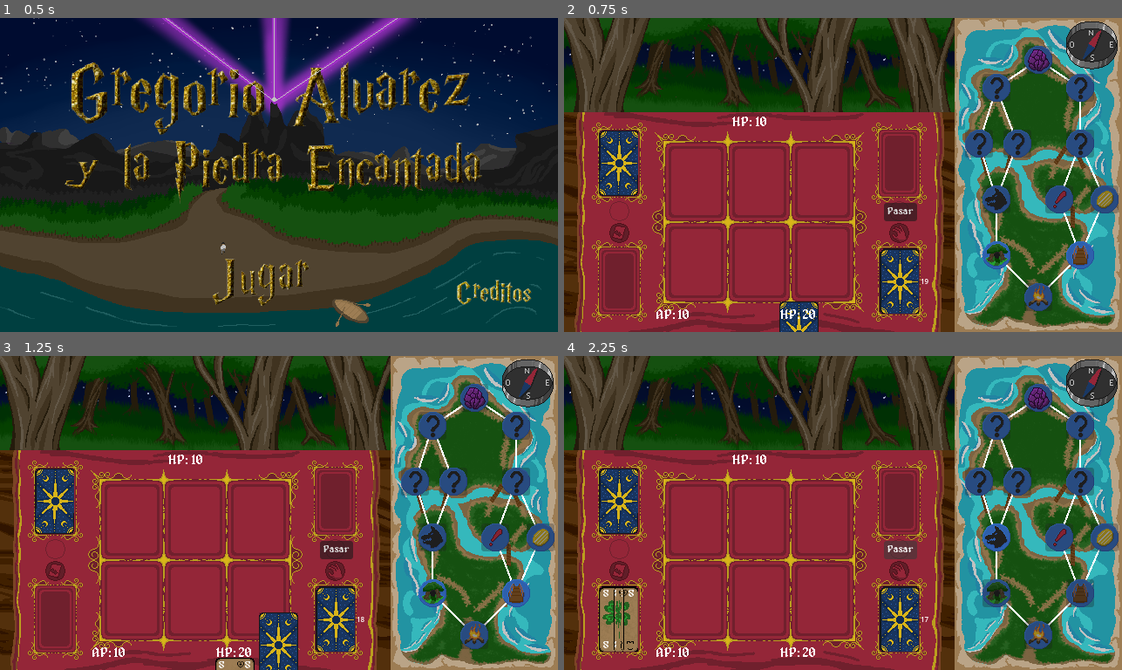
Above: before the commit, frames 1-4 (two rows, left to right).
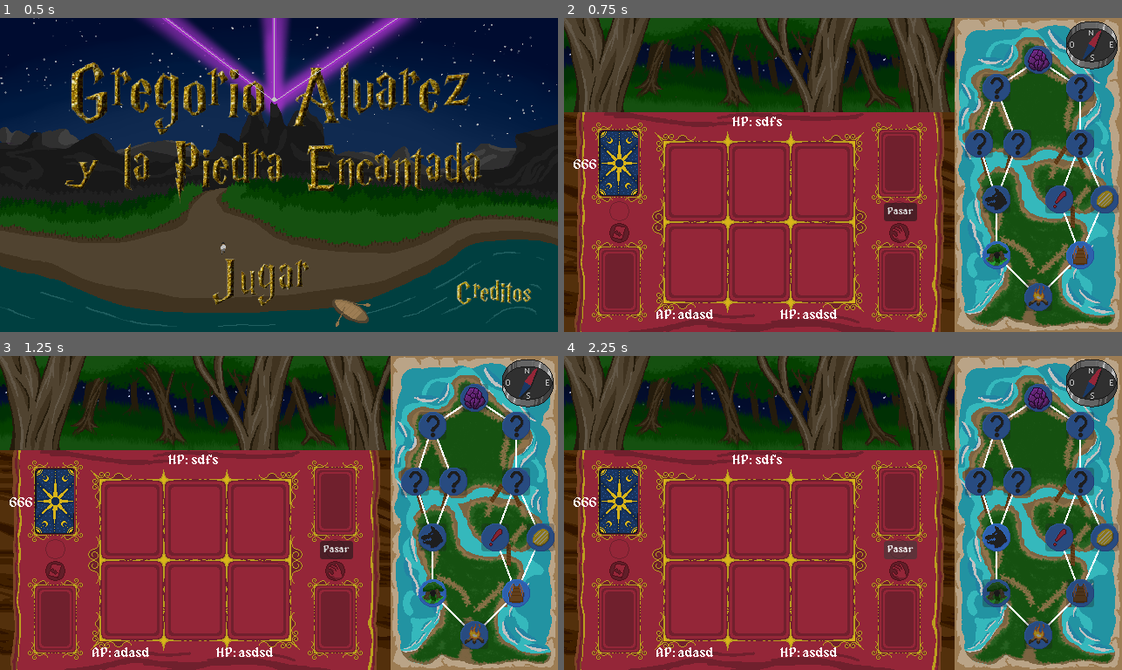
Above: after the commit, the same moments.

Repository: gonzapiacen/Jam-GA-2026
Game: Godot game, scene res://scenes/menu.tscn
Two runs of this game, one before a commit and one after it. Both use one fixed random seed, a clock stepped at 60 frames per second and the inputs below.
Inputs (mouse positions are in pixels of both pictures, inside the frame that each line leads up to):
- Up to frame 1 (0.5 s): no input
- Up to frame 2 (0.75 s): click (826, 281) at 0.5 s
- Up to frame 3 (1.25 s): no input
- Up to frame 4 (2.25 s): click (999, 594) at 1.27 s; click "Pasar" at 2 s

Frame 1 is identical in both runs. In frame 2, 2.4% of the frame differs, in the area x 1-66%, y 31-100%; in frame 3, 3.3%; in frame 4, 3.2%.
Error after the commit: Parse Error: Value of type "Node" cannot be assigned to a variable of type "Mazo". (res://scripts/main.gd:53)

Commit message:
anadido carpeta recurso y modificacion de carta, mazo, juego y player

Diff:
--- /dev/null
+++ b/resources/carta.tres
@@ -0,0 +1,7 @@
+[gd_resource type="Resource" script_class="Carta" format=3 uid="uid://dcxcmrdf3bwbj"]
+
+[ext_resource type="Script" uid="uid://cd2jx4vdmu5ji" path="res://scripts/carta.gd" id="1_2weqc"]
+
+[resource]
+script = ExtResource("1_2weqc")
+metadata/_custom_type_script = "uid://cd2jx4vdmu5ji"
--- a/scenes/carta.tscn
+++ b/scenes/carta.tscn
@@ -1,6 +1,6 @@
 [gd_scene format=3 uid="uid://dis815jg1ldj4"]
 
-[ext_resource type="Script" uid="uid://cd2jx4vdmu5ji" path="res://scripts/carta.gd" id="1_ywsyh"]
+[ext_resource type="Script" uid="uid://ck2bqjec8603u" path="res://scenes/carta_node.gd" id="1_txgwi"]
 [ext_resource type="Texture2D" uid="uid://ctp60vy51om4f" path="res://assets/texturas/frent_carta.png" id="2_rx7pn"]
 [ext_resource type="Texture2D" uid="uid://cvrlu0mc5m605" path="res://assets/texturas/iconos/icono_consumible.png" id="3_3p8e2"]
 [ext_resource type="FontFile" uid="uid://cenlao1rovtkx" path="res://assets/fonts/alagard.ttf" id="3_cc48w"]
@@ -12,11 +12,12 @@
 
 [node name="Carta" type="Node2D" unique_id=527444017]
 z_index = 1
-script = ExtResource("1_ywsyh")
+script = ExtResource("1_txgwi")
 
 [node name="Frente" type="Sprite2D" parent="." unique_id=2050905613]
 z_index = 1
 position = Vector2(0, 3.0517578e-05)
+scale = Vector2(1e-05, 1)
 texture = ExtResource("2_rx7pn")
 
 [node name="Titulo" type="Label" parent="Frente" unique_id=2013314820]
@@ -72,6 +73,7 @@
 [node name="Consumible" type="Node2D" parent="Frente" unique_id=2011330551]
 
 [node name="IconoConsumible" type="Sprite2D" parent="Frente/Consumible" unique_id=938774331]
+visible = false
 position = Vector2(13, 29.99997)
 scale = Vector2(0.018218754, 0.018218754)
 texture = ExtResource("3_3p8e2")
--- /dev/null
+++ b/scenes/carta_node.gd
@@ -0,0 +1,13 @@
+extends Node2D
+
+var carta: Carta
+
+# Called every frame. 'delta' is the elapsed time since the previous frame.
+func set_carta(c: Carta) -> void:
+	carta = c
+	set_vista()
+
+func set_vista() -> void:
+	$Frente/Energia/ValorEnergia.text = str(carta.energia)
+	$Frente/Efecto/ValorEfecto.text = str(carta.efecto)
+	$Frente/Durabilidad/ValorDurabilidad.text = str(carta.durabilidad)
--- /dev/null
+++ b/scenes/juego.tscn
@@ -0,0 +1,154 @@
+[gd_scene format=3 uid="uid://cdhxocl5or8ev"]
+
+[ext_resource type="Script" uid="uid://q2xke1j7k4gj" path="res://scripts/juego.gd" id="1_bpkdb"]
+[ext_resource type="FontFile" uid="uid://cenlao1rovtkx" path="res://assets/fonts/alagard.ttf" id="2_ae6e5"]
+[ext_resource type="Texture2D" uid="uid://dx53us5sswgvd" path="res://assets/texturas/fondo_Bosque.png" id="3_y8n3i"]
+[ext_resource type="Texture2D" uid="uid://ctp60vy51om4f" path="res://assets/texturas/frent_carta.png" id="4_pncoq"]
+[ext_resource type="PackedScene" uid="uid://capum1kkvsn3m" path="res://scenes/map_scene.tscn" id="5_d7syh"]
+[ext_resource type="Texture2D" uid="uid://bmsqh3yvvorov" path="res://assets/texturas/mesaCartas.png" id="6_py3uc"]
+[ext_resource type="PackedScene" uid="uid://do0mh3rukqw4a" path="res://scenes/mazo.tscn" id="7_c173r"]
+[ext_resource type="AudioStream" uid="uid://dldlu0u6ae8ta" path="res://assets/musica/cancion_1.ogg" id="8_d0608"]
+[ext_resource type="AudioStream" uid="uid://bws86hpu5wjnv" path="res://assets/sonidos/romper_carta.ogg" id="9_spu22"]
+[ext_resource type="AudioStream" uid="uid://tgv0rae3k3qh" path="res://assets/sonidos/poner_carta_en_campo.ogg" id="10_skotl"]
+
+[sub_resource type="LabelSettings" id="LabelSettings_3oebh"]
+font = ExtResource("2_ae6e5")
+
+[node name="Juego" type="Node2D" unique_id=1014672054]
+script = ExtResource("1_bpkdb")
+metadata/_edit_horizontal_guides_ = [356.0, 234.0, 167.0, 302.0, 188.0, 280.0]
+metadata/_edit_vertical_guides_ = [224.0, 63.0, 384.0, 295.0]
+
+[node name="UI" type="Node2D" parent="." unique_id=1764428223]
+visible = false
+z_index = 20
+
+[node name="HP" type="Label" parent="UI" unique_id=1462185738]
+offset_left = 274.0
+offset_top = 333.0
+offset_right = 314.0
+offset_bottom = 356.0
+text = "asdsd"
+label_settings = SubResource("LabelSettings_3oebh")
+
+[node name="HP2" type="Label" parent="UI" unique_id=1858084590]
+offset_left = 248.0
+offset_top = 333.0
+offset_right = 288.0
+offset_bottom = 356.0
+text = "HP:"
+label_settings = SubResource("LabelSettings_3oebh")
+
+[node name="ENG" type="Label" parent="UI" unique_id=1698655519]
+offset_left = 131.0
+offset_top = 333.0
+offset_right = 172.0
+offset_bottom = 356.0
+text = "adasd"
+label_settings = SubResource("LabelSettings_3oebh")
+
+[node name="ENG2" type="Label" parent="UI" unique_id=719542802]
+offset_left = 106.0
+offset_top = 333.0
+offset_right = 147.0
+offset_bottom = 356.0
+text = "AP:"
+label_settings = SubResource("LabelSettings_3oebh")
+
+[node name="EnemyHP" type="Label" parent="UI" unique_id=150051665]
+offset_left = 220.0
+offset_top = 112.0
+offset_right = 260.0
+offset_bottom = 135.0
+text = "sdfs"
+label_settings = SubResource("LabelSettings_3oebh")
+
+[node name="EnemyHP2" type="Label" parent="UI" unique_id=1612057625]
+offset_left = 193.0
+offset_top = 112.0
+offset_right = 233.0
+offset_bottom = 135.0
+text = "HP:"
+label_settings = SubResource("LabelSettings_3oebh")
+
+[node name="Enemigo" type="Node2D" parent="." unique_id=1989618205]
+position = Vector2(224, 108)
+
+[node name="Campo" type="Node2D" parent="Enemigo" unique_id=1004144981]
+position = Vector2(0, 80)
+
+[node name="Carta" type="Node2D" parent="Enemigo" unique_id=1175812359]
+position = Vector2(-161, 59)
+
+[node name="Jugador" type="Node2D" parent="." unique_id=1699363674]
+position = Vector2(224, 360)
+
+[node name="Mano" type="Node2D" parent="Jugador" unique_id=1045286129]
+z_index = 2
+
+[node name="Mazo" parent="Jugador" unique_id=540842684 instance=ExtResource("7_c173r")]
+position = Vector2(160, -58)
+
+[node name="Descarte" type="Node2D" parent="Jugador" unique_id=1172116759]
+position = Vector2(-161, -58)
+
+[node name="Campo" type="Node2D" parent="Jugador" unique_id=1285479738]
+position = Vector2(0, -80)
+
+[node name="Fondo" type="Sprite2D" parent="." unique_id=2023025988]
+position = Vector2(224.00002, 54)
+texture = ExtResource("3_y8n3i")
+
+[node name="Mapa" type="Sprite2D" parent="." unique_id=1542838033]
+position = Vector2(544, 180)
+scale = Vector2(1.5000001, 2.8125622)
+
+[node name="InfoCarta" type="Node2D" parent="Mapa" unique_id=1860270056]
+visible = false
+z_index = 6
+
+[node name="Imagen" type="Sprite2D" parent="Mapa/InfoCarta" unique_id=422211542]
+position = Vector2(0, -20.623188)
+texture = ExtResource("4_pncoq")
+
+[node name="Info" type="Label" parent="Mapa/InfoCarta" unique_id=2110359957]
+offset_left = -53.33333
+offset_top = 21.33144
+offset_right = 53.33333
+offset_bottom = 55.464024
+theme_override_fonts/font = ExtResource("2_ae6e5")
+theme_override_font_sizes/font_size = 8
+text = "Información de la carta que informa información informativa"
+autowrap_mode = 2
+metadata/_edit_use_anchors_ = true
+
+[node name="MapScene" parent="Mapa" unique_id=849957452 instance=ExtResource("5_d7syh")]
+position = Vector2(-362.66666, -64.00001)
+scale = Vector2(0.6666666, 0.3555477)
+
+[node name="CampoCartas" type="Sprite2D" parent="." unique_id=1759704466]
+position = Vector2(224, 234)
+texture = ExtResource("6_py3uc")
+
+[node name="PasarTurno" type="Button" parent="CampoCartas" unique_id=1799541714]
+offset_left = 143.0
+offset_top = -22.0
+offset_right = 181.0
+offset_bottom = -1.0
+theme_override_fonts/font = ExtResource("2_ae6e5")
+theme_override_font_sizes/font_size = 12
+text = "Pasar"
+
+[node name="MusicaFondo" type="AudioStreamPlayer2D" parent="." unique_id=735427863]
+visible = false
+stream = ExtResource("8_d0608")
+attenuation = 8.0
+parameters/looping = true
+
+[node name="SonidoRomperCarta" type="AudioStreamPlayer2D" parent="." unique_id=1973842139]
+stream = ExtResource("9_spu22")
+
+[node name="SonidoJugarCarta" type="AudioStreamPlayer2D" parent="." unique_id=1062207297]
+stream = ExtResource("10_skotl")
+
+[connection signal="pressed" from="CampoCartas/PasarTurno" to="." method="_on_pasar_turno_pressed"]
--- a/scenes/mazo.tscn
+++ b/scenes/mazo.tscn
@@ -1,28 +1,31 @@
 [gd_scene format=3 uid="uid://do0mh3rukqw4a"]
 
-[ext_resource type="Script" uid="uid://dfg3llnx0yen2" path="res://scripts/mazo.gd" id="1_ip52q"]
 [ext_resource type="Texture2D" uid="uid://6hj6h5x6onmy" path="res://assets/texturas/dorso_cartas.png" id="2_ip52q"]
-[ext_resource type="AudioStream" uid="uid://cge41cfpacb5a" path="res://assets/sonidos/sacar_carta_del_mazo.ogg" id="3_8hg15"]
+[ext_resource type="FontFile" uid="uid://cenlao1rovtkx" path="res://assets/fonts/alagard.ttf" id="3_8hg15"]
 
-[node name="Mazo" type="Node2D" unique_id=540842684]
-script = ExtResource("1_ip52q")
+[sub_resource type="LabelSettings" id="LabelSettings_fvkhv"]
+font = ExtResource("3_8hg15")
+
+[node name="Mazo" type="Node2D" unique_id=1991683831]
 
 [node name="Monto" type="Sprite2D" parent="." unique_id=903283212]
 texture = ExtResource("2_ip52q")
 
-[node name="CantidadCartas" type="Node2D" parent="." unique_id=877359111]
-position = Vector2(40, 0)
-
-[node name="Valor" type="Label" parent="CantidadCartas" unique_id=1453120457]
-visible = false
-offset_left = -16.0
-offset_top = -6.0
-offset_right = -6.0
-offset_bottom = 6.0
-theme_override_font_sizes/font_size = 8
-text = "40"
+[node name="Cartas" type="Label" parent="." unique_id=1771706212]
+anchors_preset = 8
+anchor_left = 0.5
+anchor_top = 0.5
+anchor_right = 0.5
+anchor_bottom = 0.5
+offset_left = 30.0
+offset_top = -7.0
+offset_right = 48.0
+offset_bottom = 8.0
+grow_horizontal = 2
+grow_vertical = 2
+size_flags_horizontal = 4
+size_flags_vertical = 1
+text = "999"
+label_settings = SubResource("LabelSettings_fvkhv")
 horizontal_alignment = 1
 vertical_alignment = 1
-
-[node name="RoboCarta" type="AudioStreamPlayer2D" parent="." unique_id=1465422752]
-stream = ExtResource("3_8hg15")
--- /dev/null
+++ b/scripts/juego.gd
@@ -0,0 +1,88 @@
+extends Node2D
+
+var turno_jugador: bool = false
+
+# ESCENAS
+const ESCENA_JUGADOR = preload("res://scenes/player.tscn")
+const ESCENA_CARTA = preload("res://scenes/carta.tscn")
+
+# NODOS
+var jugador: Player
+var enemigo: Enemy
+
+func _ready() -> void:
+	jugador = ESCENA_JUGADOR.instantiate()
+	jugador.mazo = Mazo.new()
+	jugador.mazo.inicializar()
+	presentacion_enemigo()
+
+func presentacion_enemigo() -> void:
+
+	await get_tree().create_timer(2.0).timeout # PAUSA DRAMATICA
+	print("ENEMIGO (CARTA BOCA ABAJO) SE MUEVE DEL MAZO AL CAMPO")
+	print("ENEMIGO SE VE (CARTA BOCA ARRIBA)")
+	print("SE MUESTRA VIDA DEL ENEMIGO")
+	await get_tree().create_timer(2.0).timeout
+	cambiar_turno()
+
+func empieza_turno_jugador() -> void:
+	jugador.colocar_descarte_en_mazo()
+	for i in range(3):
+		await acomodar_carta_en_mano()
+
+	print("DECIDIR SI JUGAR CARTAS O PASAR")
+
+func acomodar_carta_en_mano() -> void:
+	print("carta nueva")
+	var temp = crear_visual_carta(jugador.mazo.robar_carta(),$Jugador/Mazo)
+	await get_tree().create_timer(.3).timeout # PAUSA DRAMATICA
+	voltear_carta(temp)
+	temp.reparent($Jugador/Mano)
+	temp.position = Vector2(0,0)
+	#jugador.mano.push_back(temp)
+
+	for i in range($Jugador/Mano.get_child_count()):
+		$Jugador/Mano.get_children()[i].position.x = (($Jugador/Mano.get_child_count()/2) - i) * 50
+
+func crear_visual_carta(c: Carta, n: Node2D) -> Node2D:
+	var instancia = ESCENA_CARTA.instantiate()
+	instancia.set_carta(c)
+	n.add_child(instancia)
+
+	return instancia
+
+func voltear_carta(n: Node2D) -> void:
+	n.get_node("Dorso").scale.x = 0
+	n.get_node("Frente").scale.x = 1
+
+func empieza_turno_enemigo() -> void:
+	await get_tree().create_timer(3.0).timeout # PAUSA DRAMATICA
+	print("ENEMIGO ATACA")
+	await get_tree().create_timer(3.0).timeout # PAUSA DRAMATICA
+	cambiar_turno()
+
+func cambiar_turno() -> void:
+	turno_jugador = !turno_jugador
+
+	if turno_jugador:
+		print("TURNO JUGADOR")
+		empieza_turno_jugador()
+	else:
+		print("TURNO ENEMIGO")
+		empieza_turno_enemigo()
+"""
+ESTO AGREGARLO EN LA ESCENA PRINCIPAL PARA DIBUJAR LA CARTA
+var carta_data = mazo.robar()
+var carta_node = preload("res://CartaEscena.tscn").instantiate()
+
+carta_node.set_datos(carta_data)
+add_child(carta_node)
+---
+ESTO PRECARGA EL RECURSO CARTA SIN NECESIDAD DE HACERLO POR CODIGO (SOLO PARA REPETICIONES)
+mazo.append(preload("res://cartas/carta_hielo.tres"))
+---
+"""
+
+func _on_pasar_turno_pressed() -> void:
+	jugador.descartar_mano()
+	cambiar_turno()
--- a/scripts/mazo.gd
+++ b/scripts/mazo.gd
@@ -1,49 +1,40 @@
-extends Node2D
+extends Resource
 
 class_name Mazo
-var cantCartas: Label
 
-var carta = preload("res://scenes/carta.tscn")
-var nuevaCarta: Carta
-var sonido_robo_carta: AudioStreamPlayer2D
-var sonido_carta_en_campo: AudioStreamPlayer2D
+@export var cantidad_de_cartas: int = 20
 
-var monto: Array[Carta] = []
+var cartas: Array[Carta] = []
 
 # Called when the node enters the scene tree for the first time.
-func _ready() -> void:
-	sonido_robo_carta = $RoboCarta
-	sonido_carta_en_campo = $RoboCarta
-	cantCartas = $CantidadCartas/Valor
-	cantCartas.text = "20"
+func inicializar() -> void:
+	for i in range (cantidad_de_cartas):
+		cartas.push_back(_crear_carta())
 
-	for i in range (cantCartas.text.to_int()):
-		nuevaCarta = carta.instantiate()
+	cartas.shuffle()
 
-		nuevaCarta.energia = (((i % 9)) + 1)
-		#nuevaCarta.energiaG.text = str(((i % 9) + 1))
-		nuevaCarta.efecto = (((i+1) % 9) + 1)
-		#nuevaCarta.efectoG.text = str(((i+1 % 9) + 1))
-		nuevaCarta.tipoEfecto = ((i+2) % 3)
-		#nuevaCarta.tipoEfectoG.text = str(((i+2 % 9) + 1))
+func _crear_carta() -> Carta:
+	var nueva_carta
+	nueva_carta = Carta.new()
+	nueva_carta.energia = randi() % 9
+	nueva_carta.efecto = ((randi() % 9) + 1)
+	nueva_carta.tipo_de_efecto = randi() % 3
+	nueva_carta.es_consumible = randi() % 2
+	nueva_carta.durabilidad = ((randi() % 9) + 1)
 
-		monto.append(nuevaCarta)
+	return nueva_carta
 
-# Called every frame. 'delta' is the elapsed time since the previous frame.
-func _process(delta: float) -> void:
-	pass
+func robar_carta() -> Carta:
+	if cartas.is_empty():
+		return null
 
-func robarCarta() -> Carta:
-	sonido_robo_carta.play()
-	cantCartas.text = str(cantCartas.text.to_int()-1)
-	var pos = randi()%monto.size()
-	var carta = monto[pos]
-	monto.pop_at(pos)
-	return carta
-	#$CantidadCartas/Valor.text = str(cantCartas)
+	return cartas.pop_back()
 
+func anadir_carta(nueva_carta: Carta) -> void:
+	cartas.push_back(nueva_carta)
+	cartas.shuffle()
 
-func anadirCarta() -> void:
-	sonido_robo_carta.play()
-	cantCartas.text = str(cantCartas.text.to_int()+1)
-	monto.append(carta.instantiate())
+"""
+ESTO PRECARGA EL RECURSO CARTA SIN NECESIDAD DE HACERLO POR CODIGO (SOLO PARA REPETICIONES)
+mazo.append(preload("res://cartas/carta_hielo.tres"))
+"""
--- a/scripts/player.gd
+++ b/scripts/player.gd
@@ -4,8 +4,21 @@
 @export var health: int
 @export var energy: int
 
+var mazo: Mazo
+var mano: Array[Carta] = []
+var descarte: Array[Carta] = []
+var campo: Array[Carta] = []
+
 func modified_health(i: int) -> void:
 	health = health + i
 
 func modified_energy(i: int) -> void:
 	energy = energy + i
+
+func descartar_mano() -> void:
+	for carta in mano:
+		descarte.push_back(mano.pop_back())
+
+func colocar_descarte_en_mazo() -> void:
+	for carta in descarte:
+		mazo.anadir_carta(carta)
Not shown, added: scenes/carta_node.gd.uid
